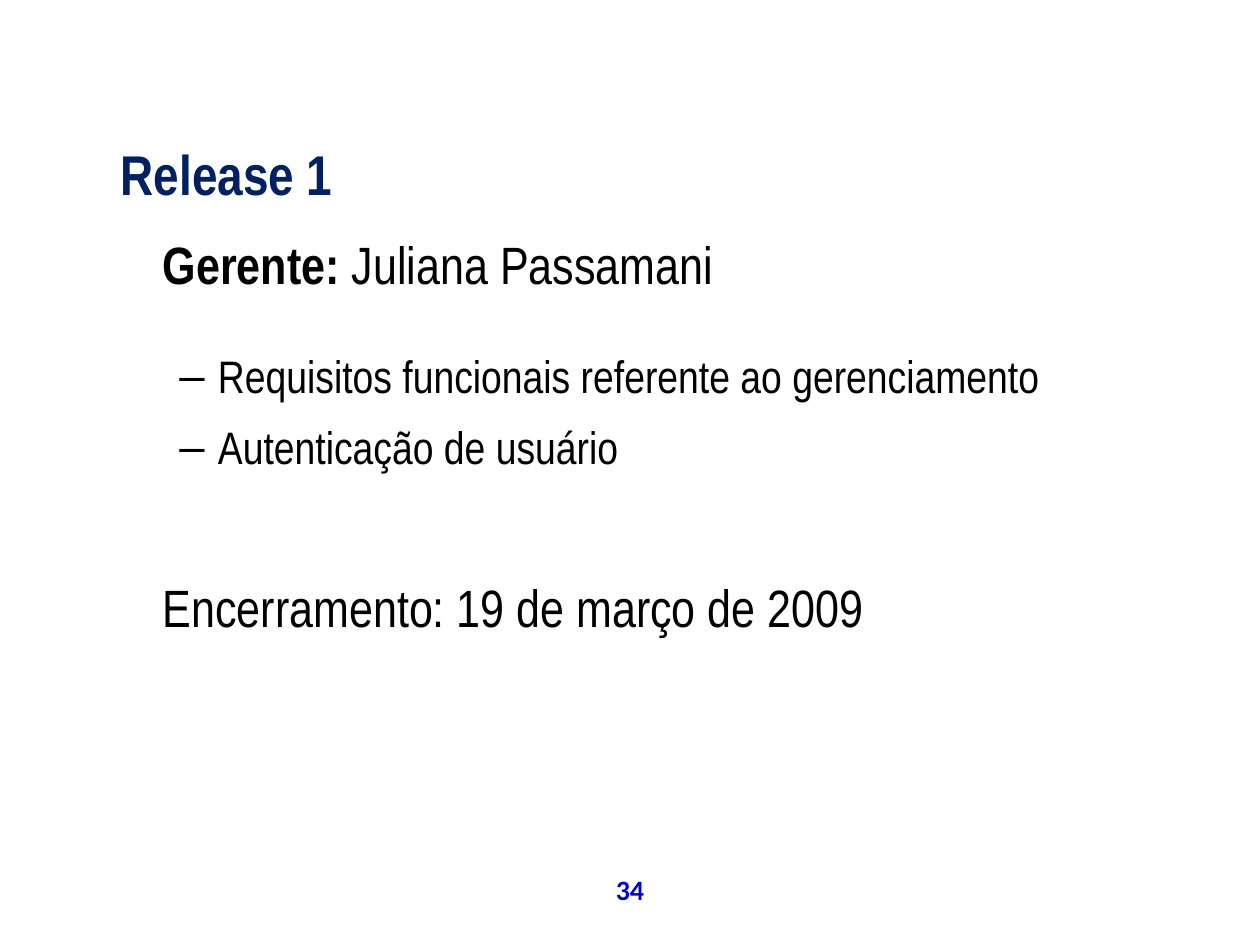
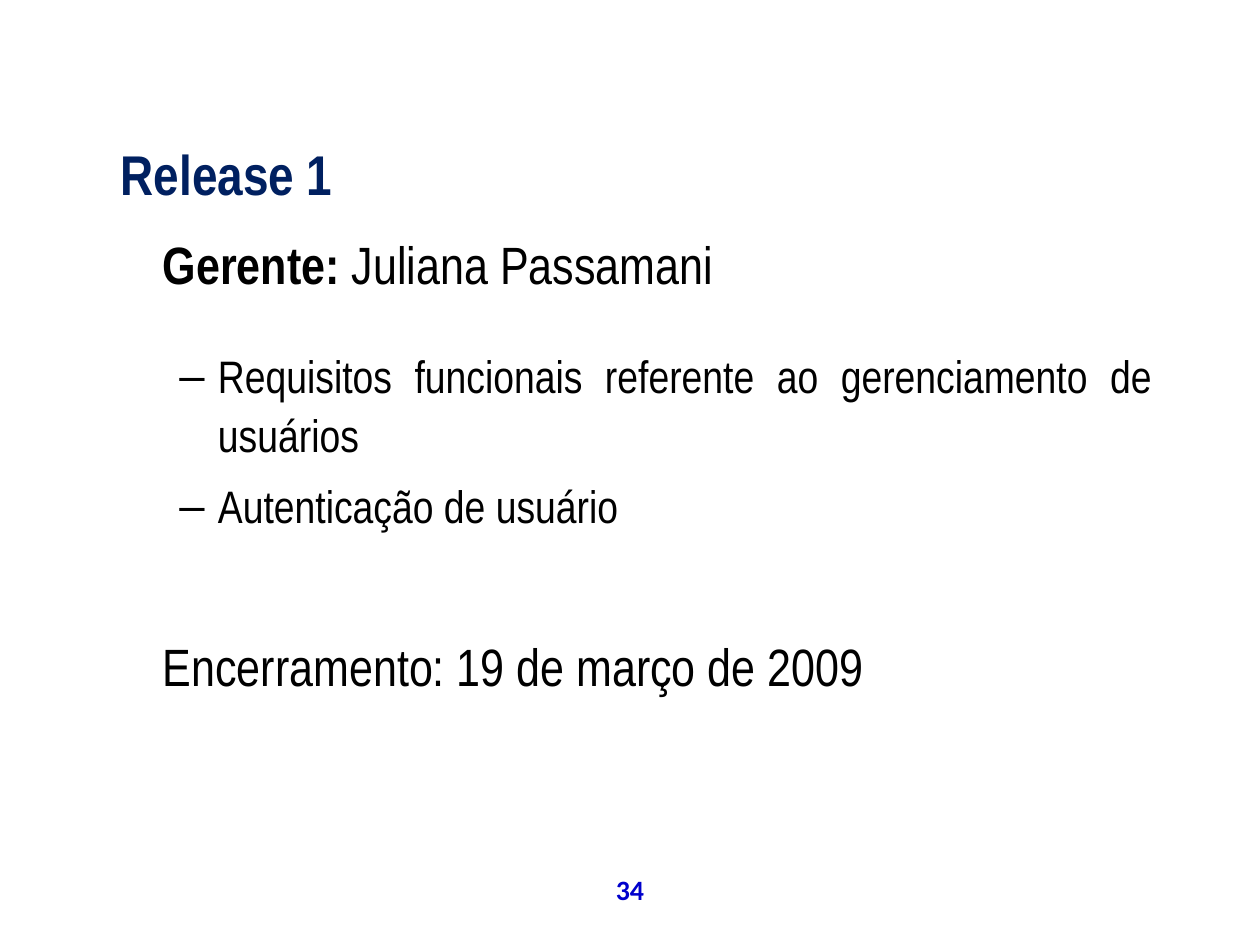
Before and after one commit to theoziran/sislodim, a slide deck: slide 34 of documentos/ProjetoPSA/Apresentação Final.ppt. Drawn at 1260x945 pixels with LibreOffice and Linux fonts; fonts in the diff are those of the drawing; background and template pictures are left out. Boxes give left, top, right and bottom in pixels: in the first picture for what was removed or moved away, otherwise in the second. Text is boxed around its words. In the diff, an @@ line names an element or a change of style, - is before the commit and + after.

```diff
--- a/documentos/ProjetoPSA/Apresentação Final.ppt
+++ b/documentos/ProjetoPSA/Apresentação Final.ppt
@@ text at (x1=218, y1=360, x2=1151, y2=453): text changed @@
-  – Requisitos funcionais referente ao gerenciamento
+  – Requisitos funcionais referente ao gerenciamento de usuários
```
Also in this commit, not shown: 11 other slides changed, 1 slide added.
